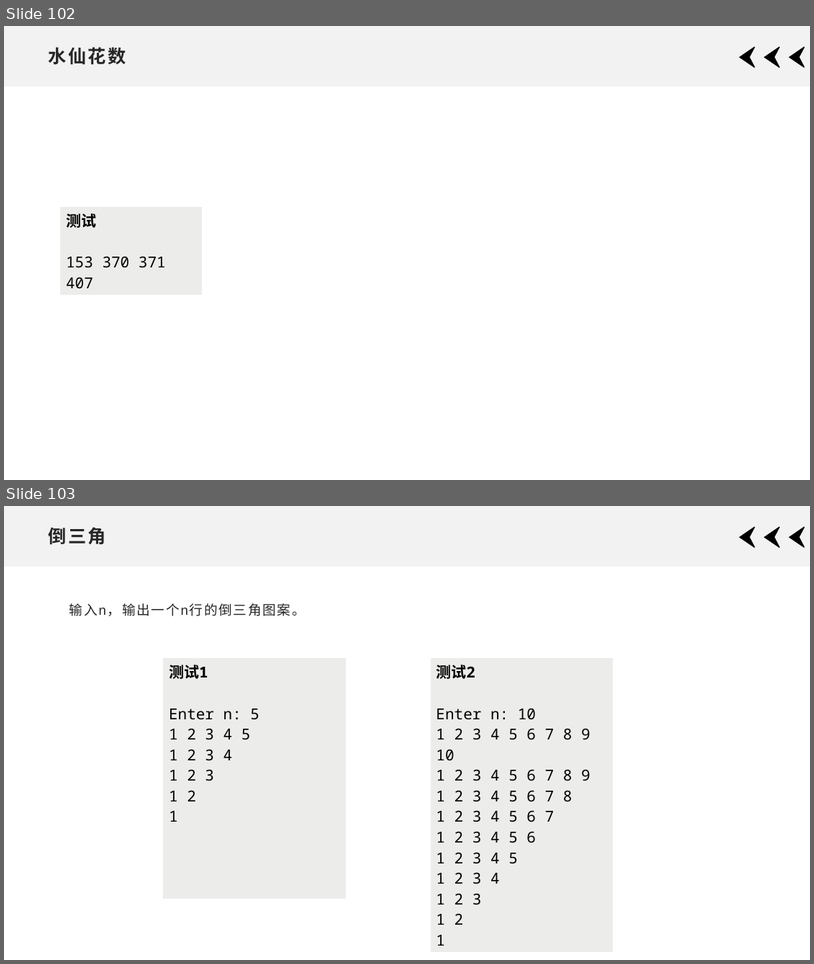
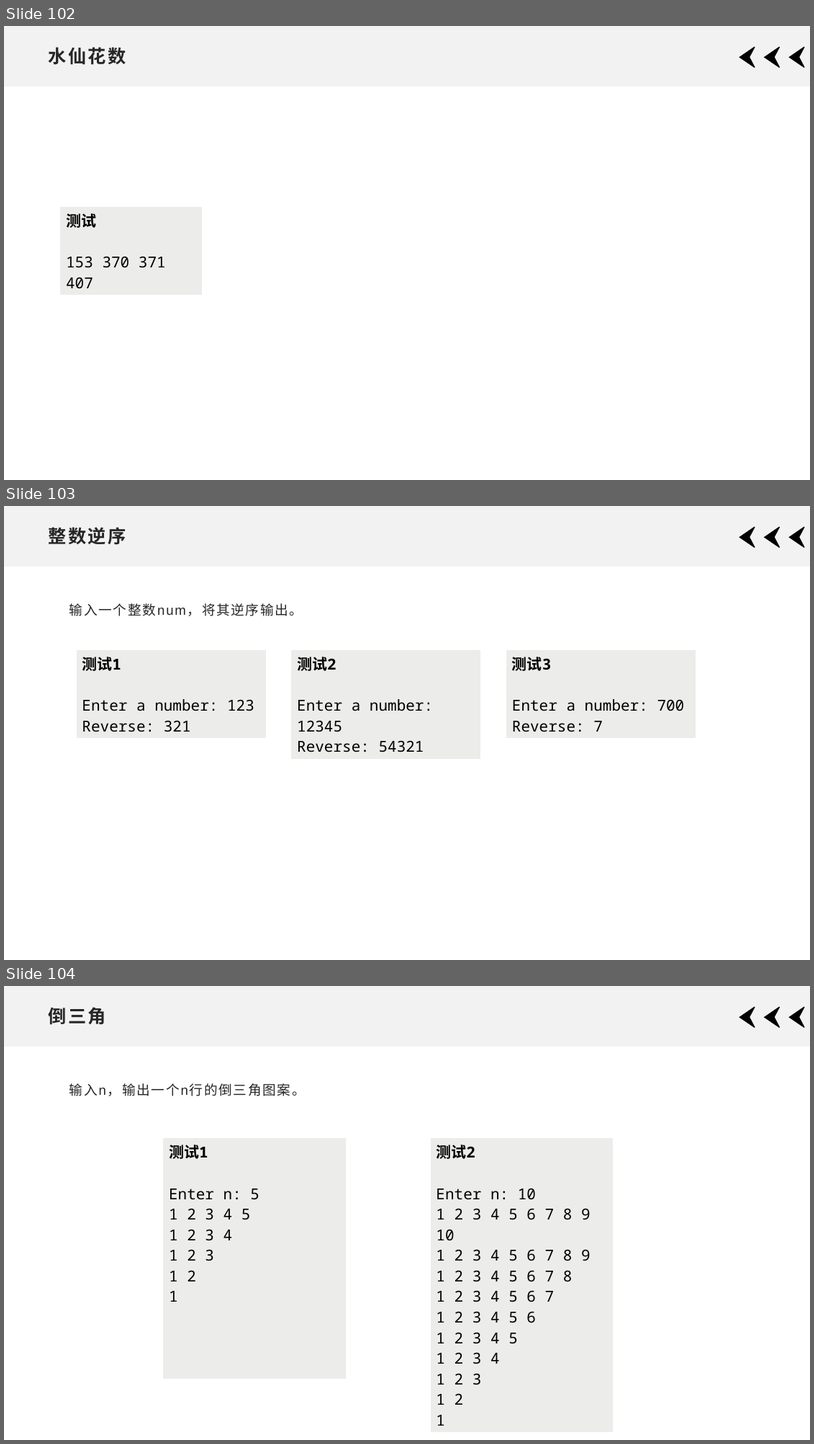
Before and after one commit to xdai02/C, a slide deck: slides/Chapter3.pptx. Shown one above the other, each under a label of ours: slides 102 and 103 before the commit, slides 102, 103 and 104 after it. The pictures are 814x964 and 814x1444 pixels, drawn with LibreOffice and Linux fonts; fonts in the diff are those of the drawing; grey boxes stand for pictures. Boxes give left, top, right and bottom in pixels: in the first picture for what was removed or moved away, otherwise in the second. Text is boxed around its words. In the diff, an @@ line names an element or a change of style, - is before the commit and + after.

Commit message:
fix

```diff
--- a/slides/Chapter3.pptx
+++ b/slides/Chapter3.pptx
@@ slide 103 added at (4, 506, 810, 960), background #FFFFFF; not listed: 4 template elements that a slide beside it also shows @@
@@ title added at (49, 527, 126, 545), 21.6 pt, text #262626, bold @@
+整数逆序
@@ text added at (70, 603, 303, 616), 16 pt, text #262626 @@
+输入一个整数num，将其逆序输出。
@@ table added at (76, 649, 266, 735), 1 rows, 1 columns @@
+测试1 / Enter a number: 123 / Reverse: 321
@@ table added at (291, 649, 481, 755), 1 rows, 1 columns @@
+测试2 / Enter a number: 12345 / Reverse: 54321
@@ table added at (506, 649, 696, 735), 1 rows, 1 columns @@
+测试3 / Enter a number: 700 / Reverse: 7
@@ what was slide 103 is now slide 104 @@
```
